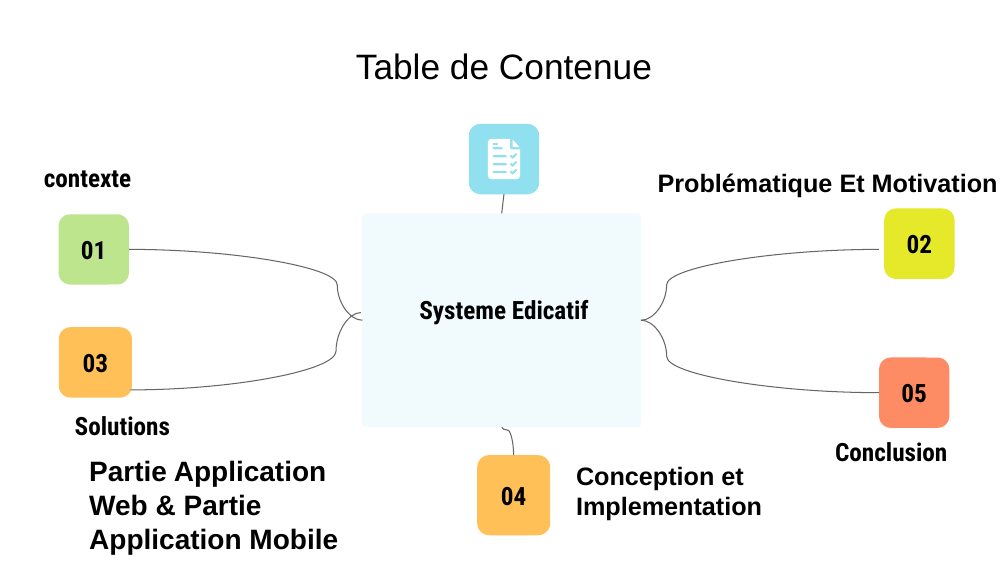
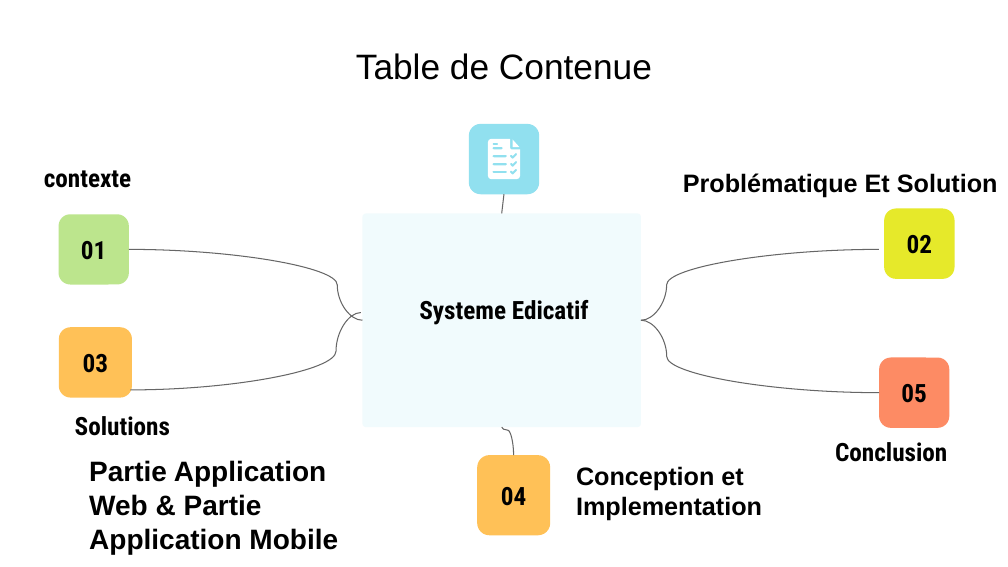
Before and after one commit to TouradGithub/education_system, a slide deck: slide 2 of presentation.pptx. Drawn at 1008x567 pixels with LibreOffice and Linux fonts; fonts in the diff are those of the drawing. Boxes give left, top, right and bottom in pixels: in the first picture for what was removed or moved away, otherwise in the second. Text is boxed around its words. In the diff, an @@ line names an element or a change of style, - is before the commit and + after.

Commit message:
update

```diff
--- a/presentation.pptx
+++ b/presentation.pptx
@@ text at [683, 173, 998, 198]: text changed @@
-Problématique Et Motivation
+Problématique Et Solution
```
Also in this commit, not shown: 1 other slide changed, 1 slide removed.
